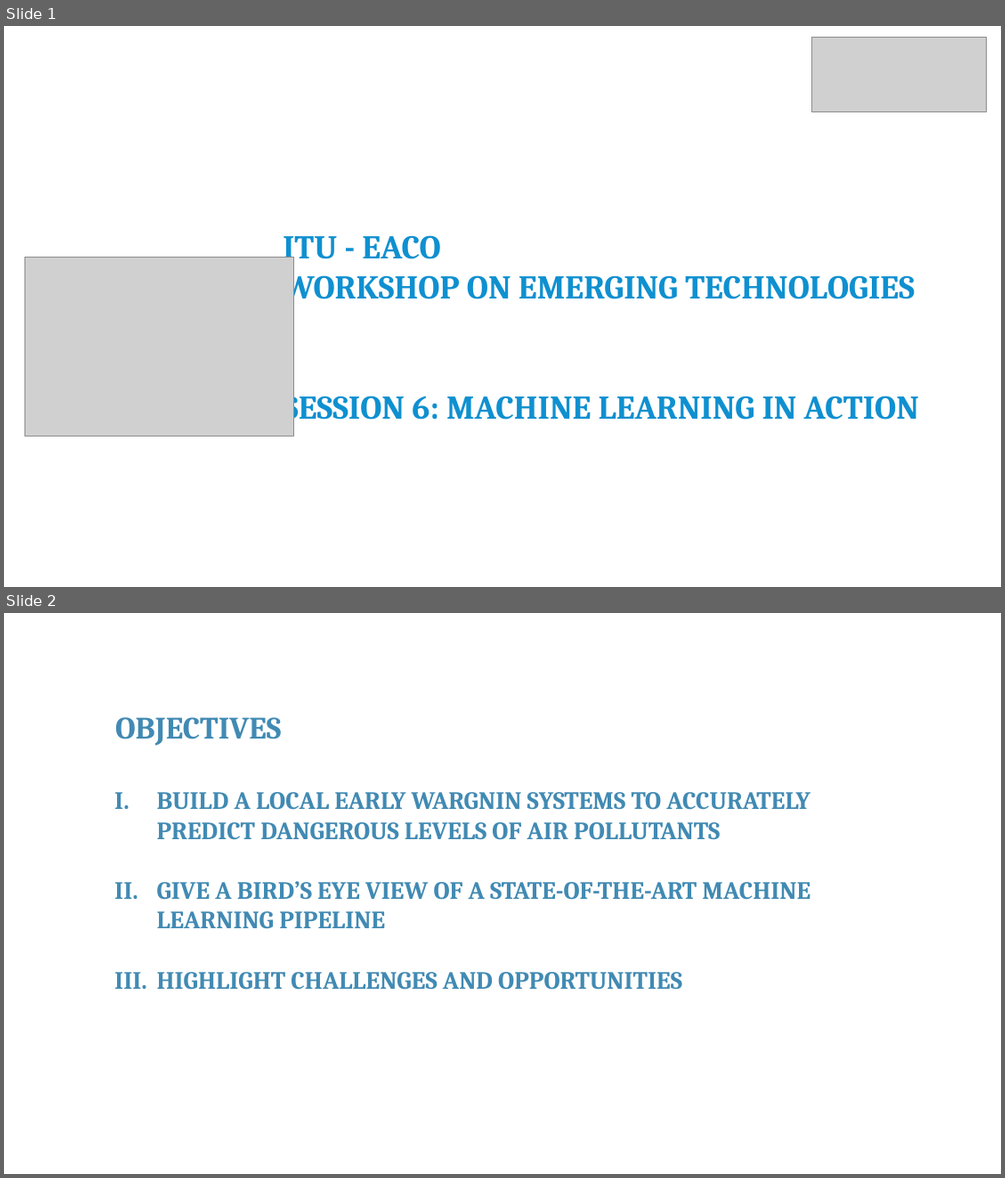
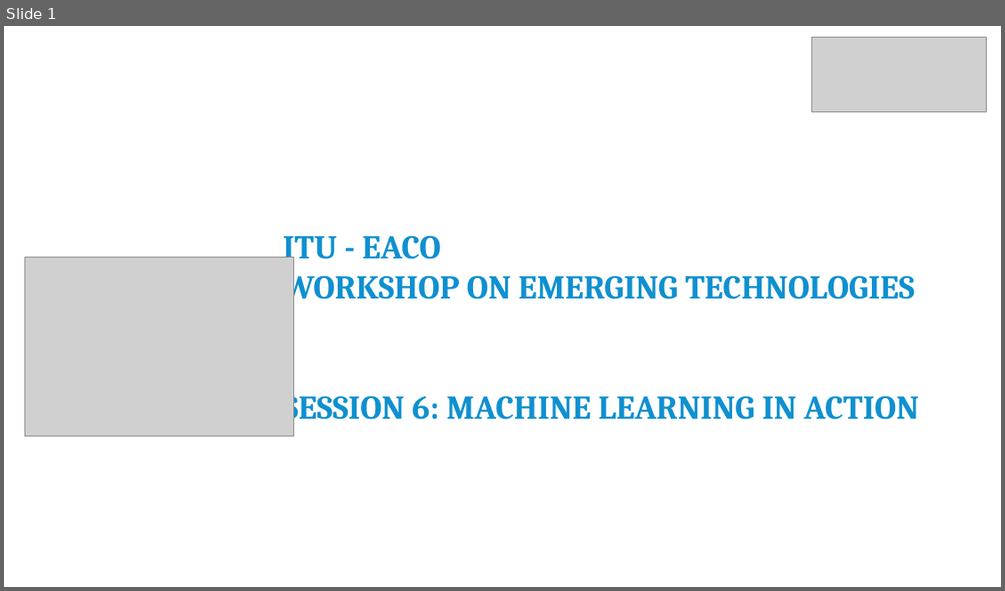
Before and after one commit to franckalbinet/itu-eaco-zanzibar-12-2018, a slide deck: presentations/session-10-machine-learning-in-action.pptx. Shown one above the other, each under a label of ours: slides 1 and 2 before the commit, slide 1 after it. The pictures are 1005x1178 and 1005x591 pixels, drawn with LibreOffice and Linux fonts; fonts in the diff are those of the drawing; grey boxes stand for pictures; background and template pictures are left out. Boxes give left, top, right and bottom in pixels: in the first picture for what was removed or moved away, otherwise in the second. Text is boxed around its words. In the diff, an @@ line names an element or a change of style, - is before the commit and + after.

```diff
--- a/presentations/session-10-machine-learning-in-action.pptx
+++ b/presentations/session-10-machine-learning-in-action.pptx
@@ slide 2 removed at <box>4,613,1001,1174</box>, background #FFFFFF @@
@@ text removed at <box>115,717,281,746</box> @@
-OBJECTIVES
@@ text removed at <box>157,792,810,989</box> @@
-I. BUILD A LOCAL EARLY WARGNIN SYSTEMS TO ACCURATELY PREDICT DANGEROUS LEVELS OF AIR POLLUTANTS
-II. GIVE A BIRD’S EYE VIEW OF A STATE-OF-THE-ART MACHINE LEARNING PIPELINE
-III. HIGHLIGHT CHALLENGES AND OPPORTUNITIES
```
Also in this commit, not shown: 2 slides added, 2 other slides removed, 3 other files.
